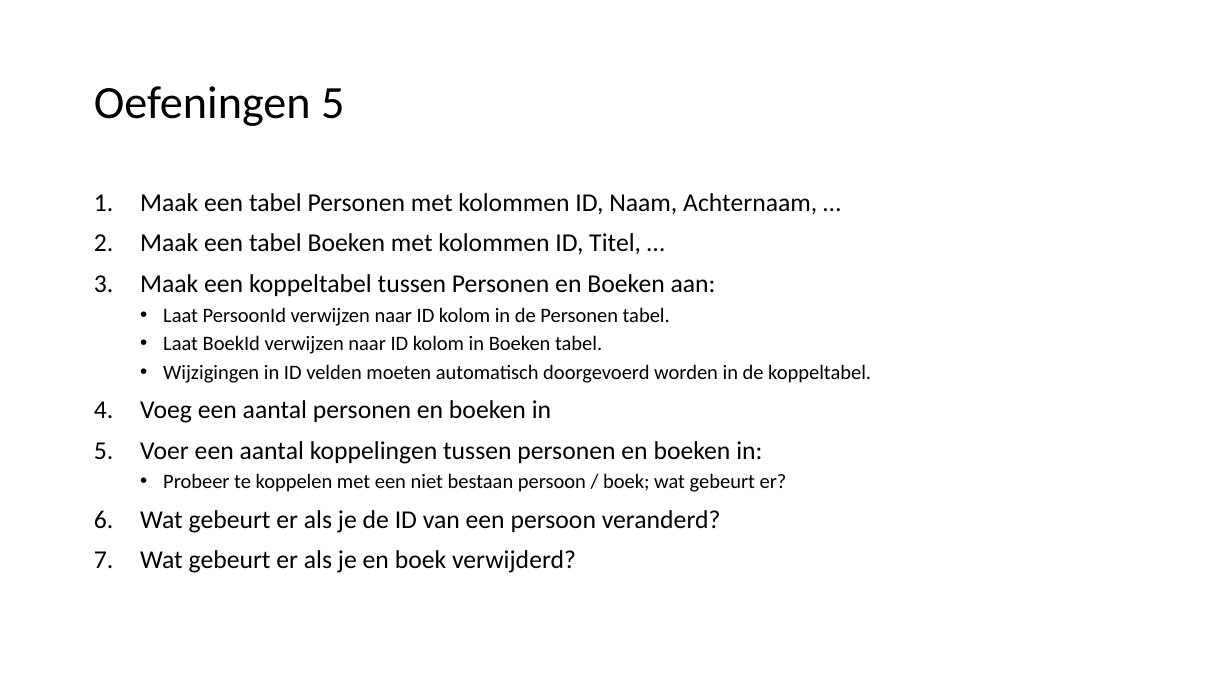
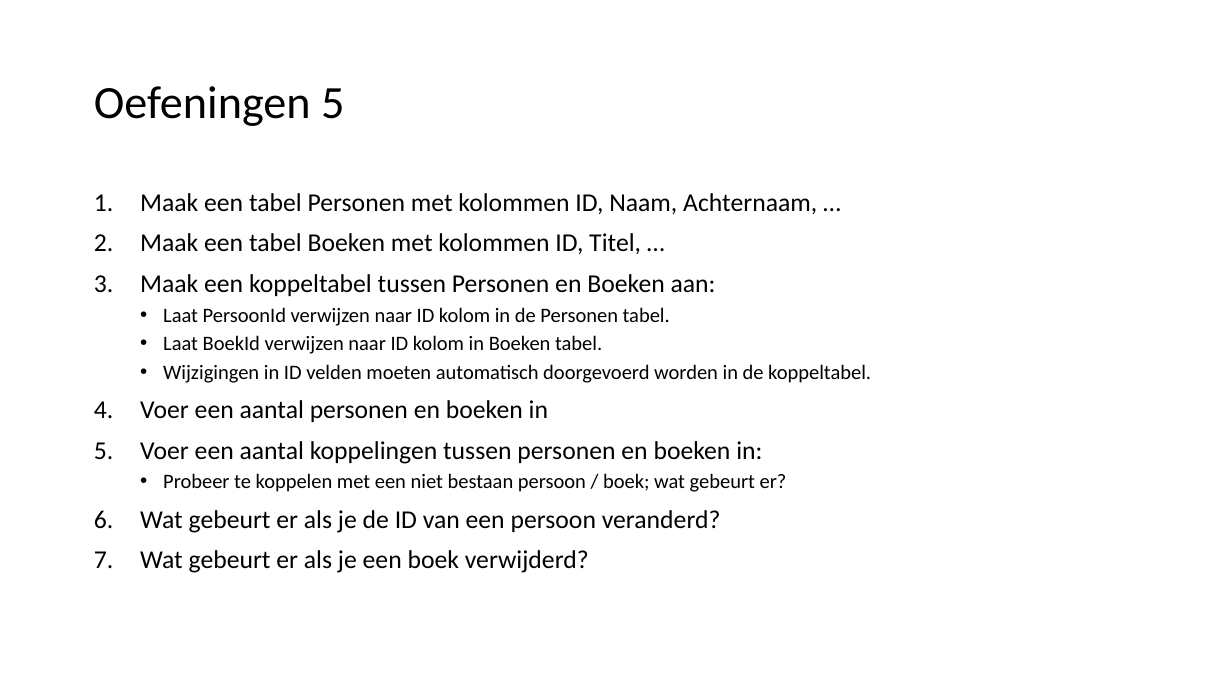
Before and after one commit to LFKoning/sql-cursus, a slide deck: slide 73 of sql_introductie.pptx. Drawn at 1232x693 pixels with LibreOffice and Linux fonts; fonts in the diff are those of the drawing. Boxes give left, top, right and bottom in pixels: in the first picture for what was removed or moved away, otherwise in the second. Text is boxed around its words. In the diff, an @@ line names an element or a change of style, - is before the commit and + after.

Commit message:
SQL Powerpoint typo squatting

```diff
--- a/sql_introductie.pptx
+++ b/sql_introductie.pptx
@@ text at box(140, 400, 548, 422): text changed @@
-4. Voeg een aantal personen en boeken in
+4. Voer een aantal personen en boeken in
@@ text at box(140, 550, 589, 573): text changed @@
-7. Wat gebeurt er als je en boek verwijderd?
+7. Wat gebeurt er als je een boek verwijderd?
```
Also in this commit, not shown: 18 other slides changed.
